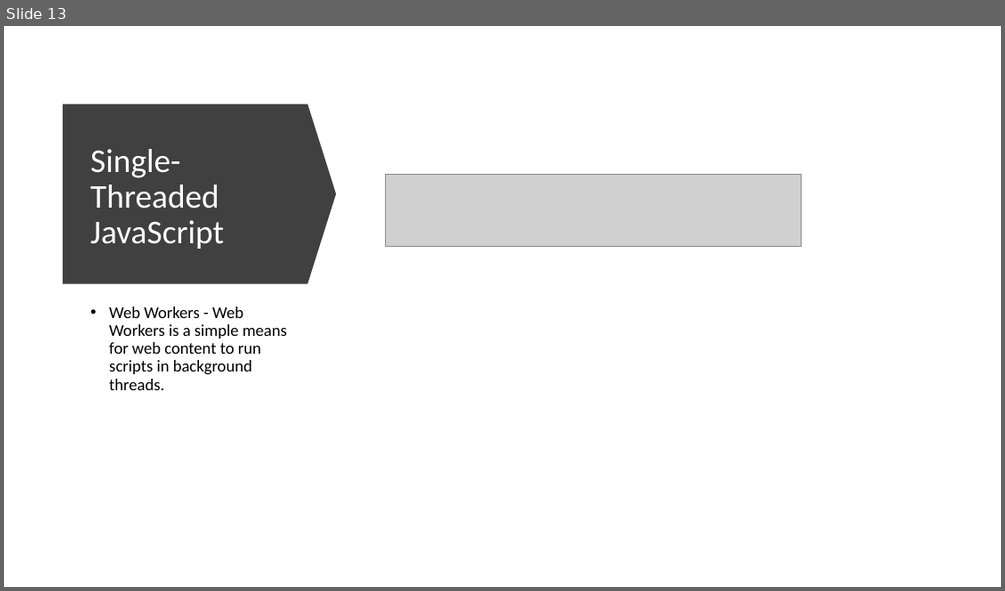
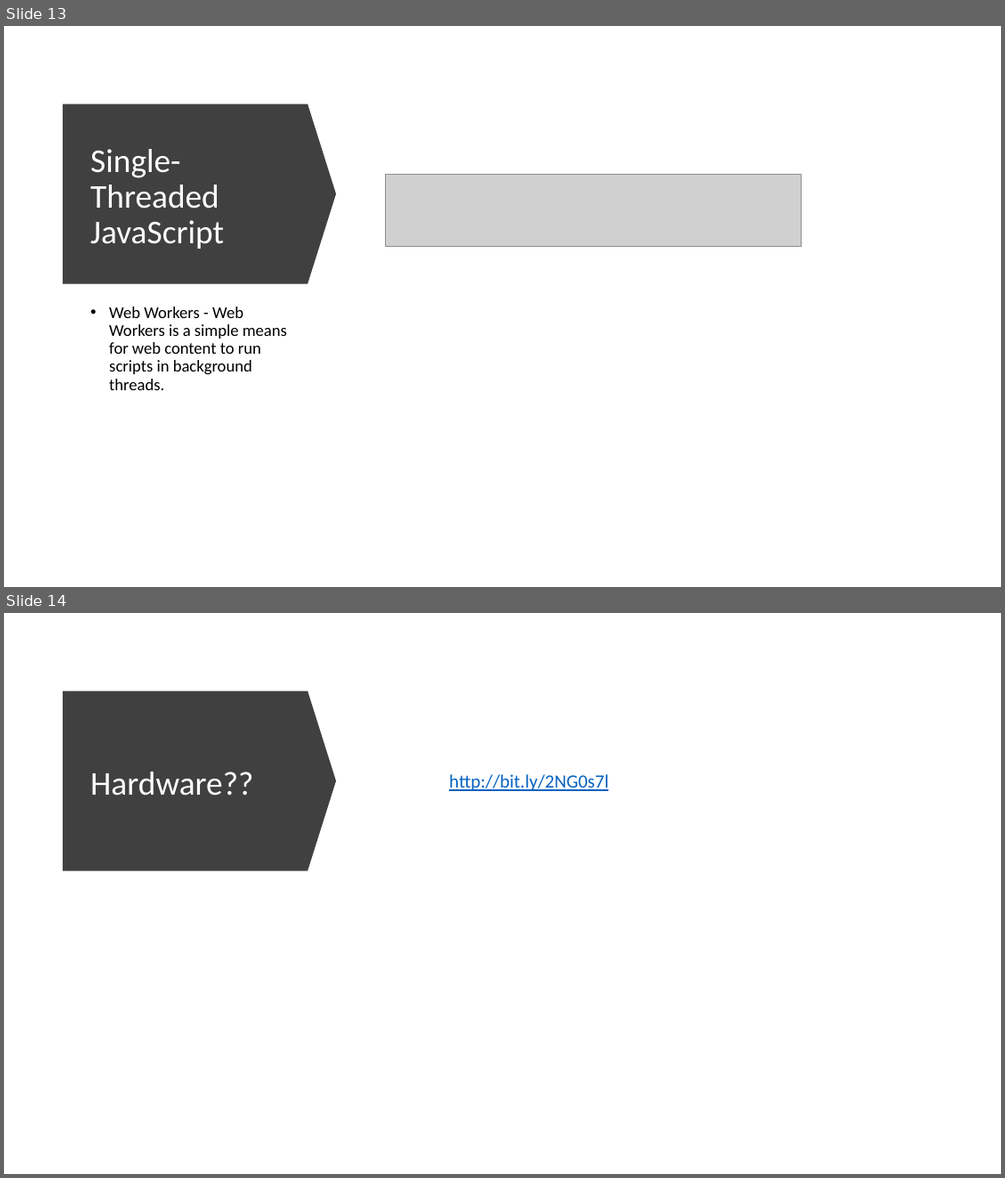
Before and after one commit to barend-erasmus/progressive-web-app-sample, a slide deck: progressive-web-app.pptx. Shown one above the other, each under a label of ours: slide 13 before the commit, slides 13 and 14 after it. The pictures are 1005x591 and 1005x1178 pixels, drawn with LibreOffice and Linux fonts; fonts in the diff are those of the drawing; grey boxes stand for pictures. Boxes give left, top, right and bottom in pixels: in the first picture for what was removed or moved away, otherwise in the second. Text is boxed around its words. In the diff, an @@ line names an element or a change of style, - is before the commit and + after.

Commit message:
update ppt

```diff
--- a/progressive-web-app.pptx
+++ b/progressive-web-app.pptx
@@ slide 14 added at (4,613,1001,1174), background #FFFFFF @@
@@ down arrow added at (63,691,336,871), fill #404040 @@
@@ title added at (90,771,253,795), 32 pt, text #FFFFFF @@
+Hardware??
@@ text added at (449,774,608,791), 18 pt, text #0563C1, underline @@
+http://bit.ly/2NG0s7l
```
